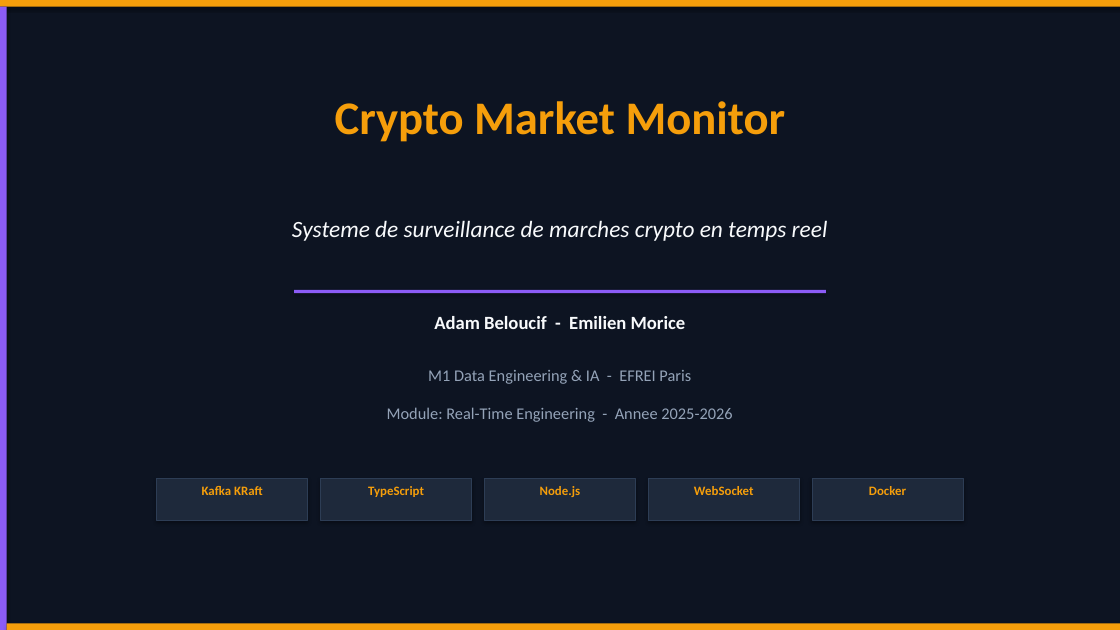
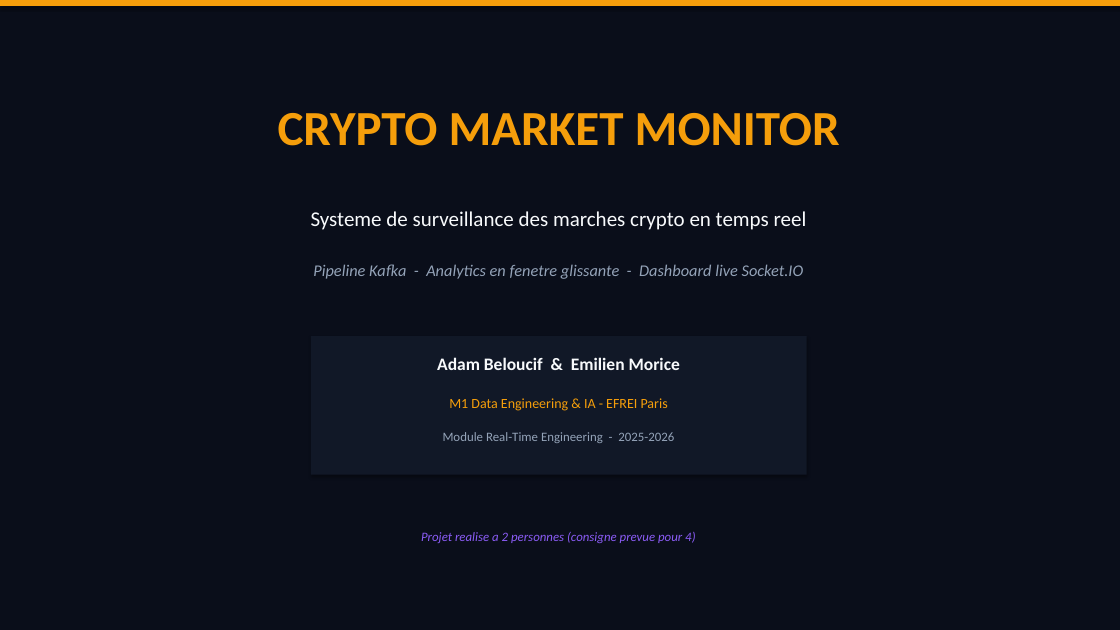
Before and after one commit to Adam-Blf/crypto-market-monitor, a slide deck: slide 1 of docs/presentation/crypto-market-monitor.pptx. Drawn at 1120x630 pixels with LibreOffice and Linux fonts; fonts in the diff are those of the drawing. Boxes give left, top, right and bottom in pixels: in the first picture for what was removed or moved away, otherwise in the second. Text is boxed around its words. In the diff, an @@ line names an element or a change of style, - is before the commit and + after.

Commit message:
feat: Python launcher, DEMO slide with launch button, EFREI branding (#10)
* docs: add PPTX presentation and PDF technical report

* feat(launcher): add standalone .exe launcher, all-in-one Dockerfile with Kafka+supervisord

* feat(polish): amber/gold EFREI palette, SVG crypto icons, FR README, EFREI accent bar

* feat(docs): add PPTX presentation and PDF technical report (12 slides FR, 9 sections)

* feat(docs): redesign PPTX+PDF with official EFREI branding (navy #163767, rose #ff43b8)

* feat(docs): PDF rapport via Playwright HTML-to-PDF (EFREI branding, Inter font, premium layout)

```diff
--- a/docs/presentation/crypto-market-monitor.pptx
+++ b/docs/presentation/crypto-market-monitor.pptx
@@ background #0D1422 to #0A0E1A @@
@@ rectangle removed at <box>0,7,7,630</box> @@
@@ text at <box>278,113,840,146</box>: text changed; size 40 to 42 pt @@
-Crypto Market Monitor
+CRYPTO MARKET MONITOR
@@ text at <box>311,211,807,230</box>: text changed; size 20 to 18 pt; italic off @@
-Systeme de surveillance de marches crypto en temps reel
+Systeme de surveillance des marches crypto en temps reel
@@ text added at <box>313,264,804,279</box>, 14 pt, text #94A3B8, italic @@
+Pipeline Kafka - Analytics en fenetre glissante - Dashboard live Socket.IO
@@ rectangle: place and size @@
-rectangle at <box>294,290,826,293</box>
+rectangle at <box>311,336,807,475</box>
@@ rectangle at <box>311,336,807,475</box>: fill #8B5CF6 to #111827 @@
@@ text at <box>437,357,680,370</box>: text changed; size 16 to 15 pt @@
-Adam Beloucif - Emilien Morice
+Adam Beloucif & Emilien Morice
@@ text "M1 Data Engineering & IA ...": place and size @@
-text "M1 Data Engineering & IA ..." at <box>428,370,691,384</box>
+text "M1 Data Engineering & IA ..." at <box>449,398,668,411</box>
@@ text "M1 Data Engineering & IA ..." at <box>449,398,668,411</box>: size 14 to 12 pt, text colour #94A3B8 to #F59E0B @@
@@ text at <box>443,432,674,443</box>: text changed; size 14 to 11 pt @@
-Module: Real-Time Engineering - Annee 2025-2026
+Module Real-Time Engineering - 2025-2026
@@ rectangle removed at <box>156,479,308,521</box> @@
@@ rectangle removed at <box>320,479,471,521</box> @@
@@ rectangle removed at <box>484,479,635,521</box> @@
@@ rectangle removed at <box>648,479,799,521</box> @@
@@ rectangle removed at <box>812,479,963,521</box> @@
@@ text removed at <box>202,486,263,495</box> @@
-Kafka KRaft
@@ text removed at <box>368,486,424,497</box> @@
-TypeScript
@@ text removed at <box>540,486,581,497</box> @@
-Node.js
@@ text removed at <box>694,486,754,495</box> @@
-WebSocket
@@ text removed at <box>869,486,906,495</box> @@
-Docker
@@ text added at <box>421,532,695,543</box>, 11 pt, text #8B5CF6, italic @@
+Projet realise a 2 personnes (consigne prevue pour 4)
@@ rectangle removed at <box>7,623,1120,630</box> @@
```
Also in this commit, not shown: 11 slides added, 11 slides removed, 16 other files.
